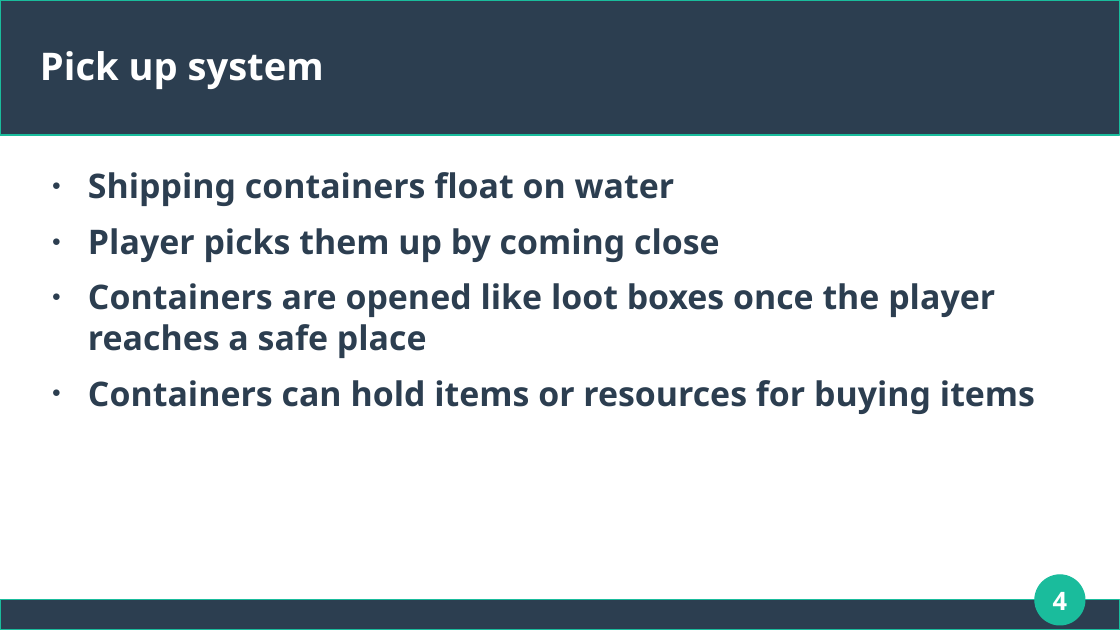
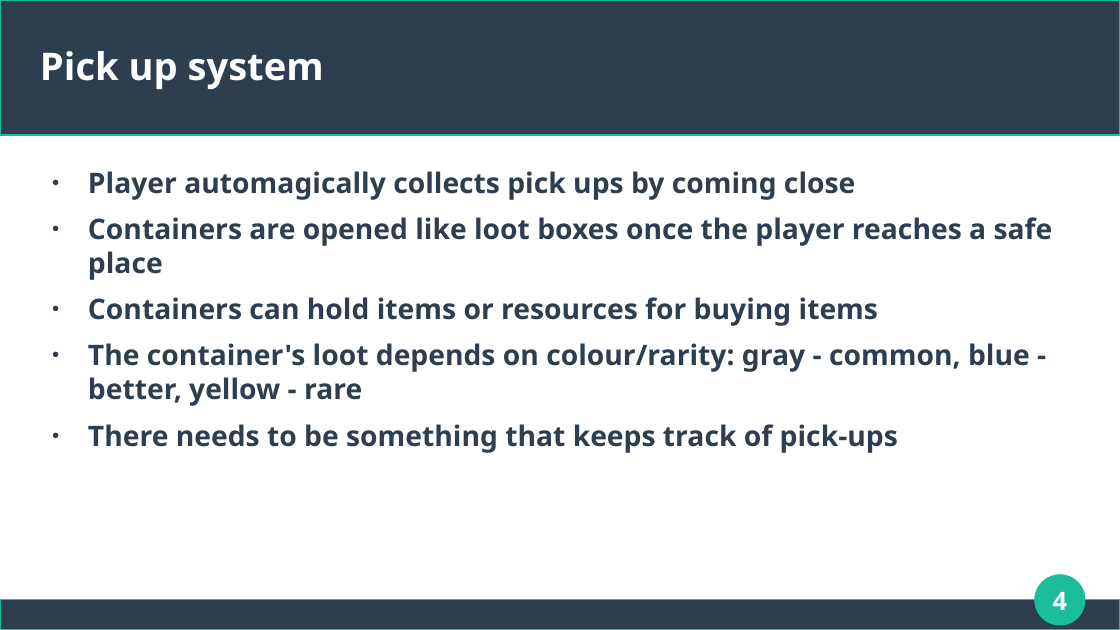
Before and after one commit to ktosox/Tool_Box_2, a slide deck: slide 4 of projects/vam-pirate_ship-vivors_2/GDD.odp. Drawn at 1120x630 pixels with LibreOffice and Linux fonts; fonts in the diff are those of the drawing. Boxes give left, top, right and bottom in pixels: in the first picture for what was removed or moved away, otherwise in the second. Text is boxed around its words. In the diff, an @@ line names an element or a change of style, - is before the commit and + after.

```diff
--- a/projects/vam-pirate_ship-vivors_2/GDD.odp
+++ b/projects/vam-pirate_ship-vivors_2/GDD.odp
@@ text at box(88, 171, 855, 200): text changed; size 24 to 20 pt @@
-● Shipping containers float on water
-● Player picks them up by coming close
+● Player automagically collects pick ups by coming close
@@ text at box(88, 217, 1053, 326): size 24 to 20 pt in "Containers are opened like loot boxes once ...", "Containers can hold items or resources for ..."; less space between paragraphs @@
@@ text at box(88, 343, 1030, 453): paragraphs added @@
+● The container's loot depends on colour/rarity: gray - common, blue - better, yellow - rare
+● There needs to be something that keeps track of pick-ups
```
Also in this commit, not shown: 4 other slides changed, 1 slide added, 5 other files.
